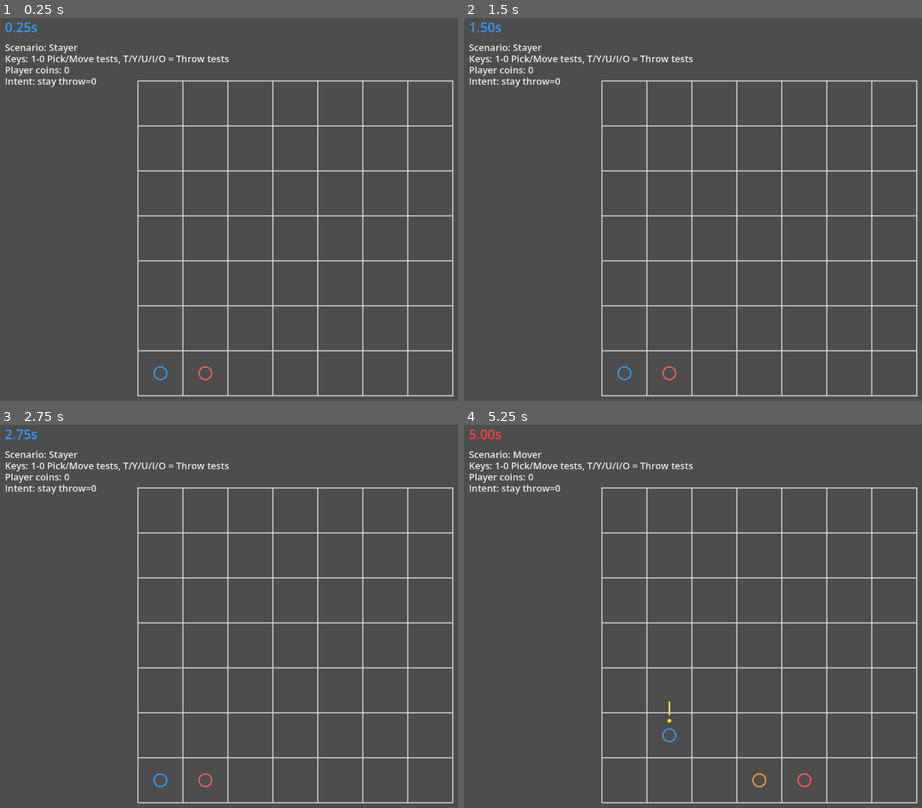
Above: before the commit, frames 1-4 (two rows, left to right).
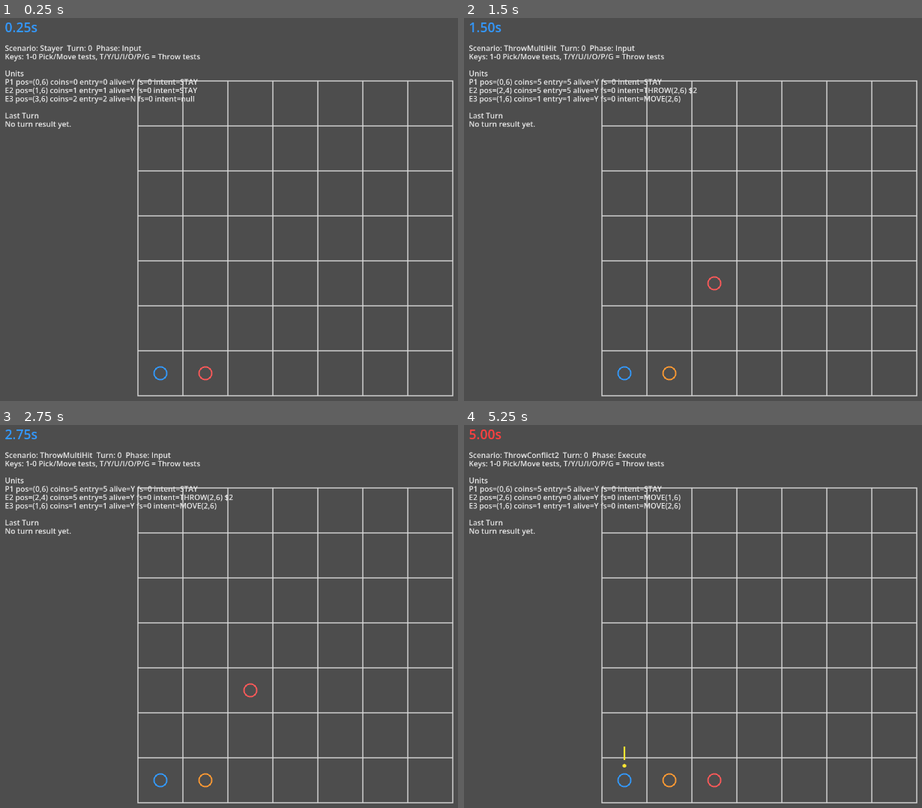
Above: after the commit, the same moments.

Repository: ustclyd/grid_demo
Game: Godot game, scene res://scenes/Main.tscn
Same seed, same stepped clock (60 frames per second), same inputs: the game is played once before the commit and once after it.
Inputs (mouse positions are in pixels of both pictures, inside the frame that each line leads up to):
- Up to frame 1 (0.25 s): no input
- Up to frame 2 (1.5 s): tap Enter at 0.5 s; move the mouse to (889, 217) at 0.52 s; tap P at 0.6 s; click (889, 217) at 0.67 s; tap G at 0.8, 1.35 s; tap Space at 1.25 s; move the mouse to (638, 259) at 1.27 s; click (638, 259) at 1.42 s
- Up to frame 3 (2.75 s): tap P at 1.55, 2.1 s; tap Enter at 2 s; move the mouse to (357, 547) at 2.02 s; click (357, 547) at 2.17 s; tap G at 2.3 s
- Up to frame 4 (5.25 s): tap Space at 2.75, 4.25 s; move the mouse to (729, 735) at 2.77 s; tap G at 2.85, 3.8 s; click (729, 735) at 2.92 s; tap P at 3.05, 4.55 s; tap Enter at 3.5 s; move the mouse to (outside the picture) at 3.52 s; tap 1 at 3.6 s; click (outside the picture) at 3.67 s; move the mouse to (578, 578) at 4.27 s; tap 2 at 4.35 s; click (578, 578) at 4.42 s; move the mouse to (789, 647) at 5.02 s; tap 3 at 5.1 s; click (789, 647) at 5.17 s

The runs differ from the first frame. In frame 1, 2.0% of the frame differs, in the area x 1-50%, y 6-29%; in frame 2, 2.3%; in frame 3, 2.3%; in frame 4, 2.5%, in the area x 1-76%, y 6-95%.

Commit message:
完成Throw测试，开始做死亡掉落

Diff:
--- a/scripts/Main.gd
+++ b/scripts/Main.gd
@@ -13,6 +13,8 @@
 const PLAYER_RING_WIDTH := 3.0
 const TURN_INTERVAL := 5.0
 const EXECUTE_DURATION := 1.0
+const DEBUG_TEXT_SIZE := 16
+const DEBUG_LINE_HEIGHT := 18.0
 const TEST_SCENARIO_STAYER := 0
 const TEST_SCENARIO_MOVER := 1
 const TEST_SCENARIO_THREE_WAY := 2
@@ -28,6 +30,8 @@
 const TEST_SCENARIO_THROW_TWO_COINS := 12
 const TEST_SCENARIO_THROW_CONFLICT := 13
 const TEST_SCENARIO_THROW_KNOCKBACK := 14
+const TEST_SCENARIO_THROW_CONFLICT2 := 15
+const TEST_SCENARIO_THROW_MULTI_HIT := 16
 
 var player_grid := Vector2i(0, GRID_COUNT - 1)
 var player_alive := true
@@ -141,6 +145,10 @@
 				_set_test_scenario(TEST_SCENARIO_THROW_CONFLICT)
 			KEY_O:
 				_set_test_scenario(TEST_SCENARIO_THROW_KNOCKBACK)
+			KEY_P:
+				_set_test_scenario(TEST_SCENARIO_THROW_CONFLICT2)
+			KEY_G:
+				_set_test_scenario(TEST_SCENARIO_THROW_MULTI_HIT)
 
 
 func _draw() -> void:
@@ -160,6 +168,7 @@
 	if player_alive:
 		var player_center := _grid_to_screen_center(player_grid)
 		draw_arc(player_center, CELL_SIZE * 0.14, 0.0, TAU, 48, PLAYER_COLOR, PLAYER_RING_WIDTH)
+		_draw_unit_overlay(1, player_center, PLAYER_COLOR)
 
 		if is_executing:
 			_draw_alert_mark(player_center)
@@ -167,10 +176,12 @@
 	if test_enemy_alive:
 		var enemy_center := _grid_to_screen_center(test_enemy_grid)
 		draw_arc(enemy_center, CELL_SIZE * 0.14, 0.0, TAU, 48, TEST_ENEMY_COLOR, PLAYER_RING_WIDTH)
+		_draw_unit_overlay(2, enemy_center, TEST_ENEMY_COLOR)
 
 	if test_mover_alive:
 		var mover_center := _grid_to_screen_center(test_mover_grid)
 		draw_arc(mover_center, CELL_SIZE * 0.14, 0.0, TAU, 48, TEST_MOVER_COLOR, PLAYER_RING_WIDTH)
+		_draw_unit_overlay(3, mover_center, TEST_MOVER_COLOR)
 
 	for bag in test_bags:
 		_draw_bag(bag)
@@ -297,36 +308,87 @@
 
 
 func _draw_debug_panel() -> void:
-	var lines := [
-		"Scenario: %s" % _get_test_scenario_name(),
-		"Keys: 1-0 Pick/Move tests, T/Y/U/I/O = Throw tests",
-		"Player coins: %d" % player_coins,
-		"Intent: %s throw=%d" % [current_player_intent.type if current_player_intent != null else "null", current_player_intent.throw_amount if current_player_intent != null else 0]
-	]
-
-	if last_turn_result != null:
+	var lines := []
+	lines.append("Scenario: %s  Turn: %d  Phase: %s" % [
+		_get_test_scenario_name(),
+		game_state.turn_index if game_state != null else 0,
+		"Execute" if is_executing else "Input"
+	])
+	lines.append("Keys: 1-0 Pick/Move tests, T/Y/U/I/O/P/G = Throw tests")
+	lines.append("")
+	lines.append("Units")
+	lines.append(_format_unit_status_line(1, "P1"))
+	lines.append(_format_unit_status_line(2, "E2"))
+	lines.append(_format_unit_status_line(3, "E3"))
+	lines.append("")
+	lines.append("Last Turn")
+
+	if last_turn_result == null:
+		lines.append("No turn result yet.")
+	else:
 		lines.append("Moved: %s" % _format_int_array(last_turn_result.moved_unit_ids))
-		lines.append("Picked: %s" % str(last_turn_result.picked_bag_records))
-		lines.append("Thrown: %s" % str(last_turn_result.thrown_bag_records))
-		lines.append("Survivors: %s" % _format_int_array(last_turn_result.conflict1_survivor_unit_ids))
-		lines.append("Defeated: %s" % _format_int_array(last_turn_result.conflict1_defeated_unit_ids))
-		lines.append("KnockedBack: %s" % _format_int_array(last_turn_result.knocked_back_unit_ids))
-		lines.append("Conflict2 survivors: %s" % _format_int_array(last_turn_result.conflict2_survivor_unit_ids))
-		lines.append("Conflict2 defeated: %s" % _format_int_array(last_turn_result.conflict2_defeated_unit_ids))
-		lines.append("ForcedStay: %s" % _format_int_array(last_turn_result.forced_stay_unit_ids))
+		lines.append("Picked: %s" % _format_record_list(last_turn_result.picked_bag_records))
+		lines.append("Thrown: %s" % _format_throw_records(last_turn_result.thrown_bag_records))
+		lines.append("Conflict1: survivors=%s defeated=%s" % [
+			_format_int_array(last_turn_result.conflict1_survivor_unit_ids),
+			_format_int_array(last_turn_result.conflict1_defeated_unit_ids)
+		])
+		lines.append("Knockback: %s" % _format_knockback_records(last_turn_result.knocked_back_records))
+		lines.append("Conflict2: survivors=%s defeated=%s" % [
+			_format_int_array(last_turn_result.conflict2_survivor_unit_ids),
+			_format_int_array(last_turn_result.conflict2_defeated_unit_ids)
+		])
+		lines.append("ForcedStay next turn: %s" % _format_int_array(last_turn_result.forced_stay_unit_ids))
 		lines.append("Dead: %s" % _format_int_array(last_turn_result.dead_unit_ids))
 
 	var start_pos := Vector2(20, 80)
-	for index in range(lines.size()):
+	var line_index := 0
+	for line in lines:
+		if line == "":
+			line_index += 1
+			continue
 		draw_string(
 			timer_font,
-			start_pos + Vector2(0, index * 24),
-			lines[index],
+			start_pos + Vector2(0, line_index * DEBUG_LINE_HEIGHT),
+			line,
 			HORIZONTAL_ALIGNMENT_LEFT,
 			-1,
-			20,
+			DEBUG_TEXT_SIZE,
 			Color(0.92, 0.92, 0.92)
 		)
+		line_index += 1
+
+
+func _draw_unit_overlay(unit_id: int, center: Vector2, color: Color) -> void:
+	var unit := _get_runtime_unit(unit_id)
+	if unit == null:
+		return
+
+	if unit.forced_stay_turns > 0:
+		draw_string(
+			timer_font,
+			center + Vector2(-CELL_SIZE * 0.16, -CELL_SIZE * 0.22),
+			"FS%d" % unit.forced_stay_turns,
+			HORIZONTAL_ALIGNMENT_LEFT,
+			-1,
+			14,
+			color
+		)
+
+	if last_turn_result != null:
+		for record in last_turn_result.knocked_back_records:
+			if int(record.get("unit_id", -1)) != unit_id:
+				continue
+			draw_string(
+				timer_font,
+				center + Vector2(-CELL_SIZE * 0.18, -CELL_SIZE * 0.36),
+				"KB",
+				HORIZONTAL_ALIGNMENT_LEFT,
+				-1,
+				14,
+				ALERT_COLOR
+			)
+			return
 
 
 func _initialize_runtime_state() -> void:
@@ -499,6 +561,15 @@
 	intent.target_pos = test_enemy_grid
 	intent.target_bag_id = -1
 	intent.throw_amount = 0
+
+	if current_test_scenario == TEST_SCENARIO_THROW_CONFLICT2:
+		intent.type = ActionType.MOVE
+		intent.target_pos = Vector2i(1, GRID_COUNT - 1)
+	elif current_test_scenario == TEST_SCENARIO_THROW_MULTI_HIT:
+		intent.type = ActionType.THROW
+		intent.target_pos = Vector2i(2, GRID_COUNT - 1)
+		intent.throw_amount = _get_throw_amount(test_enemy_coins)
+
 	return intent
 
 
@@ -532,6 +603,12 @@
 		TEST_SCENARIO_THROW_KNOCKBACK:
 			intent.type = ActionType.MOVE
 			intent.target_pos = Vector2i(1, GRID_COUNT - 1)
+		TEST_SCENARIO_THROW_CONFLICT2:
+			intent.type = ActionType.MOVE
+			intent.target_pos = Vector2i(2, GRID_COUNT - 1)
+		TEST_SCENARIO_THROW_MULTI_HIT:
+			intent.type = ActionType.MOVE
+			intent.target_pos = Vector2i(2, GRID_COUNT - 1)
 
 	return intent
 
@@ -568,6 +645,10 @@
 			return "ThrowConflict"
 		TEST_SCENARIO_THROW_KNOCKBACK:
 			return "ThrowKnockback"
+		TEST_SCENARIO_THROW_CONFLICT2:
+			return "ThrowConflict2"
+		TEST_SCENARIO_THROW_MULTI_HIT:
+			return "ThrowMultiHit"
 	return "Unknown"
 
 
@@ -575,6 +656,99 @@
 	if values.is_empty():
 		return "[]"
 	return str(values)
+
+
+func _format_vec2i(pos: Vector2i) -> String:
+	return "(%d,%d)" % [pos.x, pos.y]
+
+
+func _format_record_list(records: Array[Dictionary]) -> String:
+	if records.is_empty():
+		return "[]"
+	return str(records)
+
+
+func _format_throw_records(records: Array[Dictionary]) -> String:
+	if records.is_empty():
+		return "[]"
+
+	var parts: Array[String] = []
+	for record in records:
+		var unit_id := int(record.get("unit_id", -1))
+		var coins := int(record.get("coins", 0))
+		var from_pos: Vector2i = record.get("from", Vector2i.ZERO)
+		var to_pos: Vector2i = record.get("to", Vector2i.ZERO)
+		parts.append("U%d %s->%s $%d" % [unit_id, _format_vec2i(from_pos), _format_vec2i(to_pos), coins])
+	return "[" + ", ".join(parts) + "]"
+
+
+func _format_knockback_records(records: Array[Dictionary]) -> String:
+	if records.is_empty():
+		return "[]"
+
+	var parts: Array[String] = []
+	for record in records:
+		var unit_id := int(record.get("unit_id", -1))
+		var from_pos: Vector2i = record.get("from", Vector2i.ZERO)
+		var to_pos: Vector2i = record.get("to", Vector2i.ZERO)
+		parts.append("U%d %s->%s" % [unit_id, _format_vec2i(from_pos), _format_vec2i(to_pos)])
+	return "[" + ", ".join(parts) + "]"
+
+
+func _format_unit_status_line(unit_id: int, label: String) -> String:
+	var unit := _get_runtime_unit(unit_id)
+	if unit == null:
+		return "%s: <none>" % label
+
+	var intent := _get_runtime_intent(unit_id)
+	var intent_text := _format_intent_summary(intent)
+	return "%s pos=%s coins=%d entry=%d alive=%s fs=%d intent=%s" % [
+		label,
+		_format_vec2i(unit.pos),
+		unit.coins,
+		unit.entry_coins,
+		"Y" if unit.alive else "N",
+		unit.forced_stay_turns,
+		intent_text
+	]
+
+
+func _get_runtime_unit(unit_id: int) -> UnitState:
+	if game_state == null:
+		return null
+	return game_state.get_unit_by_id(unit_id)
+
+
+func _get_runtime_intent(unit_id: int) -> ActionIntent:
+	match unit_id:
+		1:
+			return _build_player_intent_from_legacy()
+		2:
+			if not test_enemy_alive:
+				return null
+			return _build_test_enemy_intent()
+		3:
+			if not test_mover_alive:
+				return null
+			return _build_test_mover_intent()
+	return null
+
+
+func _format_intent_summary(intent: ActionIntent) -> String:
+	if intent == null:
+		return "null"
+
+	match intent.type:
+		ActionType.MOVE:
+			return "MOVE%s" % _format_vec2i(intent.target_pos)
+		ActionType.PICK:
+			return "PICK bag=%d" % intent.target_bag_id
+		ActionType.THROW:
+			return "THROW%s $%d" % [_format_vec2i(intent.target_pos), intent.throw_amount]
+		ActionType.STAY:
+			return "STAY"
+
+	return String(intent.type)
 
 
 func _set_test_scenario(scenario_id: int) -> void:
@@ -705,6 +879,30 @@
 			test_mover_alive = true
 			test_mover_coins = 1
 			test_mover_entry_coins = 1
+		TEST_SCENARIO_THROW_CONFLICT2:
+			player_grid = Vector2i(0, GRID_COUNT - 1)
+			player_coins = 5
+			player_entry_coins = 5
+			test_enemy_grid = Vector2i(2, GRID_COUNT - 1)
+			test_enemy_alive = true
+			test_enemy_coins = 0
+			test_enemy_entry_coins = 0
+			test_mover_grid = Vector2i(1, GRID_COUNT - 1)
+			test_mover_alive = true
+			test_mover_coins = 1
+			test_mover_entry_coins = 1
+		TEST_SCENARIO_THROW_MULTI_HIT:
+			player_grid = Vector2i(0, GRID_COUNT - 1)
+			player_coins = 5
+			player_entry_coins = 5
+			test_enemy_grid = Vector2i(2, GRID_COUNT - 3)
+			test_enemy_alive = true
+			test_enemy_coins = 5
+			test_enemy_entry_coins = 5
+			test_mover_grid = Vector2i(1, GRID_COUNT - 1)
+			test_mover_alive = true
+			test_mover_coins = 1
+			test_mover_entry_coins = 1
 
 	_set_current_intent_stay()
 	if game_state != null:
--- a/scripts/model/turn_result.gd
+++ b/scripts/model/turn_result.gd
@@ -13,6 +13,7 @@
 var conflict2_defeated_unit_ids: Array[int] = []
 var teleported_unit_ids: Array[int] = []
 var knocked_back_unit_ids: Array[int] = []
+var knocked_back_records: Array[Dictionary] = []
 var dead_unit_ids: Array[int] = []
 
 var picked_bag_records: Array[Dictionary] = []
--- a/scripts/rules/turn_resolver.gd
+++ b/scripts/rules/turn_resolver.gd
@@ -144,6 +144,11 @@
 			continue
 
 		result.knocked_back_unit_ids.append(survivor.id)
+		result.knocked_back_records.append({
+			"unit_id": survivor.id,
+			"from": survivor.pos,
+			"to": survivor.prev_pos,
+		})
 		survivor.pos = survivor.prev_pos
 		knocked_back_targets[survivor.id] = survivor.pos
 
